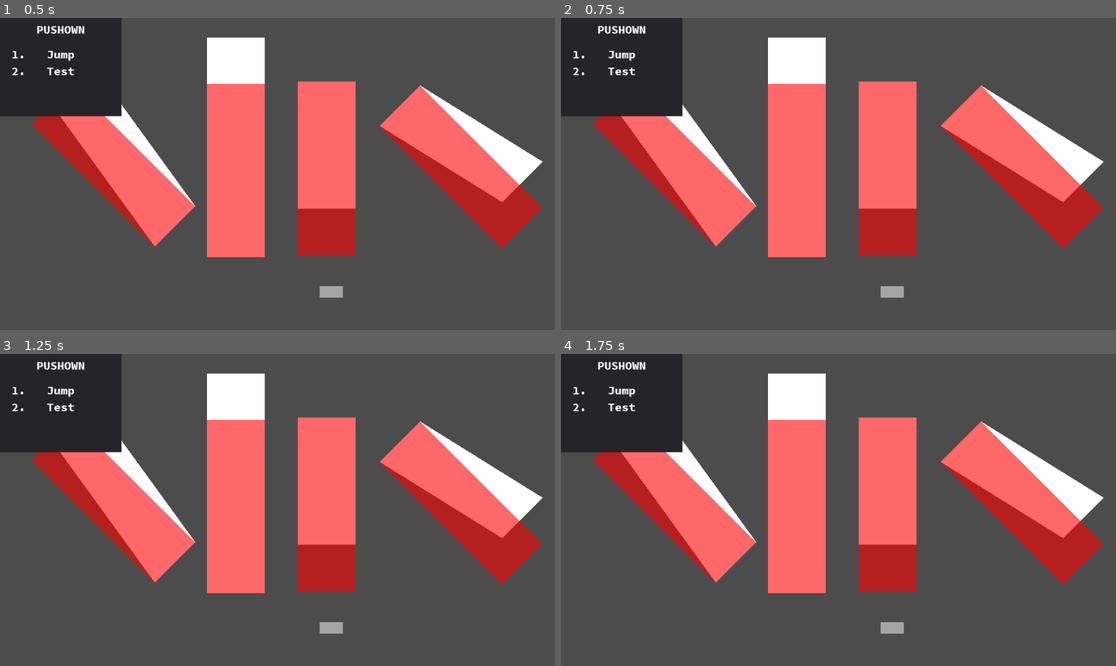
Above: before the commit, frames 1-4 (two rows, left to right).
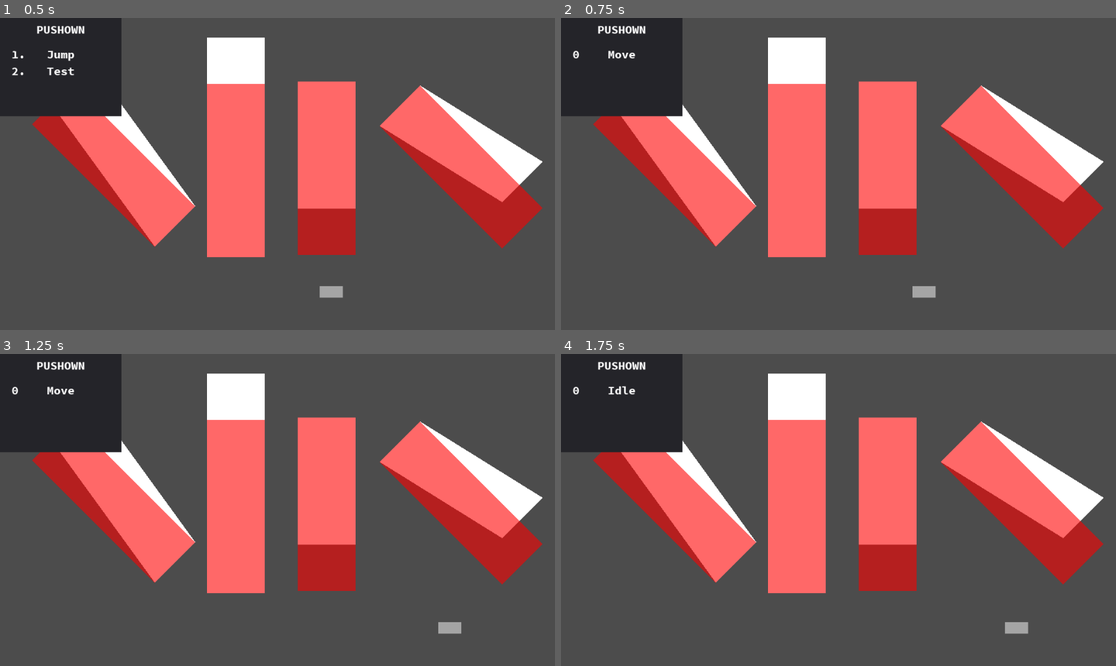
Above: after the commit, the same moments.

Repository: MTareqAzim/scratchpad
Game: Godot game, scene res://Scenes/World/World2.tscn
Two runs of this game, one before a commit and one after it. Both use one fixed random seed, a clock stepped at 60 frames per second and the inputs below. This scene is started directly instead of the project's main scene.
Inputs (mouse positions are in pixels of both pictures, inside the frame that each line leads up to):
- Up to frame 1 (0.5 s): no input
- Up to frame 2 (0.75 s): tap Enter at 0.5 s; move the mouse to (960, 158) at 0.52 s; hold Right (ui_right) from 0.53 s (still down); click (960, 158) at 0.67 s
- Up to frame 3 (1.25 s): keep holding Right (ui_right)
- Up to frame 4 (1.75 s): release Right (ui_right) at 1.25 s; drag from (727, 525) to (888, 503) at 1.27 s

Frame 1 is identical in both runs. In frame 2, 0.5% of the frame differs, in the area x 2-68%, y 10-90%; in frame 3, 0.5%; in frame 4, 0.5%.
Error in both runs: Trying to assign value of type 'look_direction.gd' to a variable of type 'kinematic_body_2p5d.gd'. (res://Scenes/Player/States/State)

Commit message:
Separated out input handling.

Diff:
--- a/Scenes/Player/Player2.tscn
+++ b/Scenes/Player/Player2.tscn
@@ -13,7 +13,7 @@
 [ext_resource path="res://Utils/State Machine/State/State Components/Kinematic State Components/Update/Transitions/greater_than_transition_kinematic_state_component.gd" type="Script" id=11]
 [ext_resource path="res://Scenes/Player/States/State Components/jump_calculator.gd" type="Script" id=12]
 [ext_resource path="res://Scenes/Scratch/StatesStackDiplayer.tscn" type="PackedScene" id=13]
-
+[ext_resource path="res://Utils/Input Handler/player_input_handler.gd" type="Script" id=14]
 
 [sub_resource type="RectangleShape2D" id=1]
 extents = Vector2( 25, 65 )
@@ -43,19 +43,17 @@
 _active = true
 
 [node name="Idle" type="Node" parent="StateMachine" index="0"]
-editor/display_folded = true
 script = ExtResource( 4 )
 state_name = "idle"
 
 [node name="Move" type="Node" parent="StateMachine/Idle" index="0"]
 script = ExtResource( 5 )
-active = true
 _body_path = NodePath("../../..")
-max_speed = 0
+input_handler = NodePath("../../../PlayerInputHandler")
+max_speed = 300
 
 [node name="Move Transition" type="Node" parent="StateMachine/Idle" index="1"]
 script = ExtResource( 6 )
-active = true
 _body_path = NodePath("../../..")
 FUNCTION_NAME = "get_velocity_2d"
 not_equals = "(0, 0)"
@@ -63,7 +61,6 @@
 
 [node name="Fall Transition" type="Node" parent="StateMachine/Idle" index="2"]
 script = ExtResource( 6 )
-active = true
 _body_path = NodePath("../../..")
 FUNCTION_NAME = "is_grounded"
 not_equals = "True"
@@ -71,28 +68,26 @@
 
 [node name="A Press Transition" type="Node" parent="StateMachine/Idle" index="3"]
 script = ExtResource( 7 )
-active = true
 ACTION = "ui_a"
 NEXT_STATE = "jump"
 
 [node name="Look Direction" type="Node" parent="StateMachine/Idle" index="4"]
 script = ExtResource( 8 )
 look_direction = NodePath("../../../LookDirection")
+input_handler = NodePath("../../../PlayerInputHandler")
 
 [node name="Move" type="Node" parent="StateMachine" index="1"]
-editor/display_folded = true
 script = ExtResource( 4 )
 state_name = "move"
 
 [node name="Move" type="Node" parent="StateMachine/Move" index="0"]
 script = ExtResource( 5 )
-active = true
 _body_path = NodePath("../../..")
-max_speed = 0
+input_handler = NodePath("../../../PlayerInputHandler")
+max_speed = 300
 
 [node name="Idle Transition" type="Node" parent="StateMachine/Move" index="1"]
 script = ExtResource( 9 )
-active = true
 _body_path = NodePath("../../..")
 FUNCTION_NAME = "get_velocity_2d"
 equals = "(0, 0)"
@@ -100,7 +95,6 @@
 
 [node name="Fall Transition" type="Node" parent="StateMachine/Move" index="2"]
 script = ExtResource( 6 )
-active = true
 _body_path = NodePath("../../..")
 FUNCTION_NAME = "is_grounded"
 not_equals = "True"
@@ -108,16 +102,15 @@
 
 [node name="A Press Transition" type="Node" parent="StateMachine/Move" index="3"]
 script = ExtResource( 7 )
-active = true
 ACTION = "ui_a"
 NEXT_STATE = "jump"
 
 [node name="Look Direction" type="Node" parent="StateMachine/Move" index="4"]
 script = ExtResource( 8 )
 look_direction = NodePath("../../../LookDirection")
+input_handler = NodePath("../../../PlayerInputHandler")
 
 [node name="Fall" type="Node" parent="StateMachine" index="2"]
-editor/display_folded = true
 script = ExtResource( 4 )
 state_name = "fall"
 push_down = true
@@ -125,13 +118,12 @@
 
 [node name="Move" type="Node" parent="StateMachine/Fall" index="0"]
 script = ExtResource( 5 )
-active = true
 _body_path = NodePath("../../..")
-max_speed = 0
+input_handler = NodePath("../../../PlayerInputHandler")
+max_speed = 300
 
 [node name="Grounded Transition2" type="Node" parent="StateMachine/Fall" index="1"]
 script = ExtResource( 9 )
-active = true
 _body_path = NodePath("../../..")
 FUNCTION_NAME = "is_grounded"
 equals = "True"
@@ -147,30 +139,27 @@
 [node name="Look Direction" type="Node" parent="StateMachine/Fall" index="3"]
 script = ExtResource( 8 )
 look_direction = NodePath("../../../LookDirection")
+input_handler = NodePath("../../../PlayerInputHandler")
 
 [node name="Jump" type="Node" parent="StateMachine" index="3"]
-editor/display_folded = true
 script = ExtResource( 4 )
 state_name = "jump"
 push_down = true
 
 [node name="Move" type="Node" parent="StateMachine/Jump" index="0"]
 script = ExtResource( 5 )
-active = true
 _body_path = NodePath("../../..")
-max_speed = 0
+input_handler = NodePath("../../../PlayerInputHandler")
+max_speed = 300
 
 [node name="Fall Transition" type="Node" parent="StateMachine/Jump" index="1"]
 script = ExtResource( 11 )
-active = true
 _body_path = NodePath("../../..")
 FUNCTION_NAME = "get_z_velocity"
-comparison = 0.0
 NEXT_STATE = "fall"
 
 [node name="Fall Transition 2" type="Node" parent="StateMachine/Jump" index="2"]
 script = ExtResource( 9 )
-active = true
 _body_path = NodePath("../../..")
 FUNCTION_NAME = "get_z_velocity"
 equals = "0"
@@ -179,6 +168,7 @@
 [node name="Look Direction" type="Node" parent="StateMachine/Jump" index="3"]
 script = ExtResource( 8 )
 look_direction = NodePath("../../../LookDirection")
+input_handler = NodePath("../../../PlayerInputHandler")
 
 [node name="Jump Calculator" type="Node" parent="StateMachine/Jump" index="4"]
 script = ExtResource( 12 )
@@ -201,4 +191,8 @@
 [node name="CanvasLayer" type="CanvasLayer" parent="." index="5"]
 
 [node name="StatesStackDiplayer" parent="CanvasLayer" index="0" instance=ExtResource( 13 )]
+
+[node name="PlayerInputHandler" type="Node" parent="." index="6"]
+script = ExtResource( 14 )
+state_machine = NodePath("../StateMachine")
 [connection signal="state_changed" from="StateMachine" to="CanvasLayer/StatesStackDiplayer" method="_on_StateMachine_state_changed"]
--- a/Scenes/Player/States/State Components/Player State Components/look_direction_state_component.gd
+++ b/Scenes/Player/States/State Components/Player State Components/look_direction_state_component.gd
@@ -3,20 +3,15 @@
 class_name LookDirectionStateComponent
 
 onready var _look_direction : KinematicBody2P5D = get_node(look_direction)
+onready var _input_handler : InputHandler = get_node(input_handler)
 
 export (NodePath) var look_direction
+export (NodePath) var input_handler
 
 
 func update(delta: float) -> void:
-	var look_direction = _get_input_direction()
+	var look_direction = _input_handler.get_direction()
 	update_look_direction(look_direction)
-
-
-func _get_input_direction() -> Vector2:
-	var input_direction = Vector2()
-	input_direction.x = int(Input.is_action_pressed("ui_right")) - int(Input.is_action_pressed("ui_left"))
-	input_direction.y = int(Input.is_action_pressed("ui_down")) - int(Input.is_action_pressed("ui_up"))
-	return input_direction
 
 
 func update_look_direction(direction: Vector2) -> void:
--- /dev/null
+++ b/Utils/Input Handler/Action Map/action_map.gd
@@ -0,0 +1,15 @@
+extends Node
+class_name ActionMap, "action_map.png"
+
+export (String) var action
+export (String) var mapped_action
+
+func map(event : InputEvent) -> InputEvent:
+	if not event.is_action(action):
+		return null
+
+	var mapped_event = InputEventAction.new()
+	mapped_event.action = mapped_action
+	mapped_event.pressed = event.is_action_pressed(action)
+
+	return mapped_event
--- /dev/null
+++ b/Utils/Input Handler/input_handler.gd
@@ -0,0 +1,6 @@
+extends Node
+class_name InputHandler
+
+
+func get_direction() -> Vector2:
+	return Vector2()
--- /dev/null
+++ b/Utils/Input Handler/player_input_handler.gd
@@ -0,0 +1,58 @@
+extends InputHandler
+class_name PlayerInputHandler, "input.png"
+
+onready var _state_machine : StateMachine = get_node(state_machine)
+
+export (NodePath) var state_machine
+
+var _map : Array = []
+
+
+func _ready():
+	_map = _populate_map()
+
+
+func _unhandled_input(event):
+	if event.is_action("ui_right") \
+	or event.is_action("ui_left") \
+	or event.is_action("ui_up") \
+	or event.is_action("ui_down"):
+		get_tree().set_input_as_handled()
+
+	for action_map in _map:
+		var mapped_event = action_map.map(event)
+		if mapped_event:
+			_state_machine.handle_input(mapped_event)
+			get_tree().set_input_as_handled()
+
+
+func add_child(node: Node, legible_unique_name: bool = false) -> void:
+	.add_child(node, legible_unique_name)
+	repopulate_map()
+
+
+func remove_child(node: Node) -> void:
+	.remove_child(node)
+	repopulate_map()
+
+
+func get_direction() -> Vector2:
+	var input_direction = Vector2()
+	input_direction.x = int(Input.is_action_pressed("ui_right")) - int(Input.is_action_pressed("ui_left"))
+	input_direction.y = int(Input.is_action_pressed("ui_down")) - int(Input.is_action_pressed("ui_up"))
+
+	return input_direction
+
+
+func repopulate_map() -> void:
+	_map = _populate_map()
+
+
+func _populate_map() -> Array:
+	var map : Array = []
+
+	for child in get_children():
+		if child is ActionMap:
+			map.append(child)
+
+	return map
--- a/Utils/State Machine/State/State Components/Input Transitions/pressed_transition_state_component.gd
+++ b/Utils/State Machine/State/State Components/Input Transitions/pressed_transition_state_component.gd
@@ -1,4 +1,3 @@
-tool
 extends StateComponent
 class_name PressedTransitionStateComponent, "pressed_transition_state_component.png"
 
--- a/Utils/State Machine/State/State Components/Input Transitions/released_transition_state_component.gd
+++ b/Utils/State Machine/State/State Components/Input Transitions/released_transition_state_component.gd
@@ -1,4 +1,3 @@
-tool
 extends StateComponent
 class_name ReleasedTransitionStateComponent, "released_transition_state_component.png"
 
--- a/Utils/State Machine/State/State Components/Kinematic State Components/Update/Transitions/equals_transition_kinematic_state_component.gd
+++ b/Utils/State Machine/State/State Components/Kinematic State Components/Update/Transitions/equals_transition_kinematic_state_component.gd
@@ -1,4 +1,3 @@
-tool
 extends KinematicStateComponent
 class_name EqualsTransitionKinematicStateComponent, "equals_transition.png"
 
--- a/Utils/State Machine/State/State Components/Kinematic State Components/Update/Transitions/greater_than_transition_kinematic_state_component.gd
+++ b/Utils/State Machine/State/State Components/Kinematic State Components/Update/Transitions/greater_than_transition_kinematic_state_component.gd
@@ -1,4 +1,3 @@
-tool
 extends KinematicStateComponent
 class_name GreaterThanTransitionKinematicStateComponent, "greater_than_transition.png"
 
--- a/Utils/State Machine/State/State Components/Kinematic State Components/Update/Transitions/less_than_transition_kinematic_state_component.gd
+++ b/Utils/State Machine/State/State Components/Kinematic State Components/Update/Transitions/less_than_transition_kinematic_state_component.gd
@@ -1,4 +1,3 @@
-tool
 extends KinematicStateComponent
 class_name LessThanTransitionKinematicStateComponent, "less_than_transition.png"
 
--- a/Utils/State Machine/State/State Components/Kinematic State Components/Update/Transitions/not_equals_transition_kinematic_state_component.gd
+++ b/Utils/State Machine/State/State Components/Kinematic State Components/Update/Transitions/not_equals_transition_kinematic_state_component.gd
@@ -1,4 +1,3 @@
-tool
 extends KinematicStateComponent
 class_name NotEqualsTransitionKinematicStateComponent, "not_equals_transition.png"
 
--- a/Utils/State Machine/State/State Components/Kinematic State Components/Update/input_move_state_component.gd
+++ b/Utils/State Machine/State/State Components/Kinematic State Components/Update/input_move_state_component.gd
@@ -1,28 +1,15 @@
-tool
 extends KinematicStateComponent
 class_name InputMoveStateComponent, "move_state_component.png"
 
+onready var _input_handler : InputHandler = get_node(input_handler)
+
+export (NodePath) var input_handler : NodePath
 export (int) var max_speed := 0
 
 
-func handle_input(event) -> void:
-	if event.is_action_pressed("ui_right") \
-	or event.is_action_pressed("ui_left") \
-	or event.is_action_pressed("ui_up") \
-	or event.is_action_pressed("ui_down"):
-		get_tree().set_input_as_handled()
-
-
 func update(delta: float) -> void:
-	var input_direction = _get_input_direction()
+	var input_direction = _input_handler.get_direction()
 	_move_2d(input_direction, max_speed)
-
-
-func _get_input_direction() -> Vector2:
-	var input_direction = Vector2()
-	input_direction.x = int(Input.is_action_pressed("ui_right")) - int(Input.is_action_pressed("ui_left"))
-	input_direction.y = int(Input.is_action_pressed("ui_down")) - int(Input.is_action_pressed("ui_up"))
-	return input_direction
 
 
 func _move_2d(direction: Vector2, speed: int) -> void:
--- a/Utils/State Machine/State/State Components/Kinematic State Components/kinematic_state_component.gd
+++ b/Utils/State Machine/State/State Components/Kinematic State Components/kinematic_state_component.gd
@@ -1,13 +1,9 @@
 extends StateComponent
 class_name KinematicStateComponent, "kinematic_state_component.png"
 
+onready var body : KinematicBody2P5D = get_node(_body_path)
+
 export (NodePath) var _body_path
-
-var body : KinematicBody2P5D
-
-
-func _ready() -> void:
-	body = get_node(_body_path)
 
 
 func get_class() -> String:
--- a/Utils/State Machine/State/component_state.gd
+++ b/Utils/State Machine/State/component_state.gd
@@ -1,4 +1,3 @@
-tool
 extends State
 class_name ComponentState, "state.png"
 
--- a/Utils/State Machine/State/state.gd
+++ b/Utils/State Machine/State/state.gd
@@ -1,4 +1,3 @@
-tool
 extends Node
 class_name State, "state.png"
 
@@ -7,17 +6,6 @@
 export (String) var state_name := "state name"
 export (bool) var push_down := false
 export (bool) var overwrite := false
-
-
-func _get_configuration_warning() -> String:
-	var ancestor : Node = get_parent()
-
-	while ancestor != owner.get_parent():
-		if ancestor.is_class("StateMachine"):
-			return ""
-		ancestor = ancestor.get_parent()
-
-	return "Must be part of a State Machine."
 
 
 func get_class() -> String:
--- a/Utils/State Machine/state_machine.gd
+++ b/Utils/State Machine/state_machine.gd
@@ -1,4 +1,3 @@
-tool
 extends Node
 class_name StateMachine, "state_machine.png"
 
--- a/project.godot
+++ b/project.godot
@@ -14,6 +14,11 @@
 "language": "GDScript",
 "path": "res://Utils/Action Buffer/action_buffer.gd"
 }, {
+"base": "Node",
+"class": "ActionMap",
+"language": "GDScript",
+"path": "res://Utils/Input Handler/Action Map/action_map.gd"
+}, {
 "base": "Reference",
 "class": "Collision2D",
 "language": "GDScript",
@@ -44,6 +49,11 @@
 "language": "GDScript",
 "path": "res://Utils/State Machine/State/State Components/Kinematic State Components/Update/Transitions/greater_than_transition_kinematic_state_component.gd"
 }, {
+"base": "Node",
+"class": "InputHandler",
+"language": "GDScript",
+"path": "res://Utils/Input Handler/input_handler.gd"
+}, {
 "base": "KinematicStateComponent",
 "class": "InputMoveStateComponent",
 "language": "GDScript",
@@ -88,6 +98,11 @@
 "class": "PhysicsBody2P5D",
 "language": "GDScript",
 "path": "res://Utils/Physics Bodies/physics_body_2p5d.gd"
+}, {
+"base": "InputHandler",
+"class": "PlayerInputHandler",
+"language": "GDScript",
+"path": "res://Utils/Input Handler/player_input_handler.gd"
 }, {
 "base": "StateComponent",
 "class": "PlayerStateComponent",
@@ -136,12 +151,14 @@
 } ]
 _global_script_class_icons={
 "ActionBuffer": "res://Utils/Action Buffer/action-buffer-icon.png",
+"ActionMap": "res://Utils/Input Handler/Action Map/action_map.png",
 "Collision2D": "",
 "ComponentState": "res://Utils/State Machine/State/state.png",
 "CompositePolygon2D": "",
 "EqualsTransitionKinematicStateComponent": "res://Utils/State Machine/State/State Components/Kinematic State Components/Update/Transitions/equals_transition.png",
 "Geometry2D": "",
 "GreaterThanTransitionKinematicStateComponent": "res://Utils/State Machine/State/State Components/Kinematic State Components/Update/Transitions/greater_than_transition.png",
+"InputHandler": "",
 "InputMoveStateComponent": "res://Utils/State Machine/State/State Components/Kinematic State Components/Update/move_state_component.png",
 "KinematicBody2P5D": "",
 "KinematicStateComponent": "res://Utils/State Machine/State/State Components/Kinematic State Components/kinematic_state_component.png",
@@ -151,6 +168,7 @@
 "ModifyIntEnterKinematicStateComponent": "res://Utils/State Machine/State/State Components/Kinematic State Components/Enter/int.png",
 "NotEqualsTransitionKinematicStateComponent": "res://Utils/State Machine/State/State Components/Kinematic State Components/Update/Transitions/not_equals_transition.png",
 "PhysicsBody2P5D": "",
+"PlayerInputHandler": "res://Utils/Input Handler/input.png",
 "PlayerStateComponent": "res://Scenes/Player/States/State Components/player_state_component.png",
 "PressedTransitionStateComponent": "res://Utils/State Machine/State/State Components/Input Transitions/pressed_transition_state_component.png",
 "ReleasedTransitionStateComponent": "res://Utils/State Machine/State/State Components/Input Transitions/released_transition_state_component.png",
--- /dev/null
+++ b/test/unit/Input Handler/test_input_handler.gd
@@ -0,0 +1,21 @@
+extends "res://addons/gut/test.gd"
+
+var input_handler : InputHandler
+
+func before_each():
+	input_handler = InputHandler.new()
+
+func after_each():
+	for child in get_children():
+		child.free()
+
+func before_all():
+	pass
+
+func after_all():
+	pass
+
+func test_get_direction():
+	add_child(input_handler)
+
+	assert_eq(input_handler.get_direction(), Vector2())
--- /dev/null
+++ b/test/unit/Input Handler/test_player_input_handler.gd
@@ -0,0 +1,35 @@
+extends "res://addons/gut/test.gd"
+
+var player_input : PlayerInputHandler
+
+func before_each():
+	player_input = PlayerInputHandler.new()
+
+func after_each():
+	for child in get_children():
+		child.free()
+
+	for action in InputMap.get_actions():
+		Input.action_release(action)
+
+func before_all():
+	pass
+
+func after_all():
+	pass
+
+func test_player_input():
+	add_child(player_input)
+
+	Input.action_press("ui_up")
+
+	assert_eq(player_input.get_direction(), Vector2(0, -1))
+
+	Input.action_release("ui_up")
+
+	assert_eq(player_input.get_direction(), Vector2(0, 0))
+
+	Input.action_press("ui_down")
+	Input.action_press("ui_left")
+
+	assert_eq(player_input.get_direction(), Vector2(-1, 1))
--- a/test/unit/State Machine/State Components/Kinematic State Component/Update/test_input_move_state_component.gd
+++ b/test/unit/State Machine/State Components/Kinematic State Component/Update/test_input_move_state_component.gd
@@ -9,9 +9,6 @@
 	for child in get_children():
 		child.free()
 
-	for action in InputMap.get_actions():
-		Input.action_release(action)
-
 func before_all():
 	pass
 
@@ -20,9 +17,12 @@
 
 func test_move():
 	var doubled_body : KinematicBody2P5D = double(KinematicBody2P5D).new()
+	var input : InputHandler = InputHandler.new()
 	add_child(doubled_body)
+	add_child(input)
 
 	input_move._body_path = doubled_body.get_path()
+	input_move.input_handler = input.get_path()
 	add_child(input_move)
 
 	input_move.update(0.1)
@@ -30,27 +30,27 @@
 
 func test_move_inputs():
 	var doubled_body : KinematicBody2P5D = double(KinematicBody2P5D).new()
+	var doubled_input : InputHandler = double(InputHandler).new()
 	add_child(doubled_body)
+	add_child(doubled_input)
 
 	input_move._body_path = doubled_body.get_path()
+	input_move.input_handler = doubled_input.get_path()
 	var max_speed = 300
 	input_move.max_speed = max_speed
 	add_child(input_move)
 
-	Input.action_press("ui_down")
+	stub(doubled_input, "get_direction").to_return(Vector2(0, 1))
 	input_move.update(0.1)
 	var velocity = Vector2(0, 1).normalized() * max_speed
 	assert_called(doubled_body, "set_velocity_2d", [velocity])
 
-	Input.action_press("ui_down")
-	Input.action_press("ui_up")
+	stub(doubled_input, "get_direction").to_return(Vector2(0, 0))
 	input_move.update(0.1)
 	velocity = Vector2()
 	assert_called(doubled_body, "set_velocity_2d", [velocity])
 
-	Input.action_release("ui_down")
-	Input.action_press("ui_up")
-	Input.action_press("ui_left")
+	stub(doubled_input, "get_direction").to_return(Vector2(-1, -1))
 	input_move.update(0.1)
 	velocity = Vector2(-1, -1).normalized() * max_speed
 	assert_called(doubled_body, "set_velocity_2d", [velocity])
Not shown: 1 places in Scenes/Player/Player2.tscn that only renumber resources
Binary file added: Utils/Input Handler/Action Map/action_map.png
Not shown, added: Utils/Input Handler/Action Map/action_map.png.import
Binary file added: Utils/Input Handler/input.png
Not shown, added: Utils/Input Handler/input.png.import
